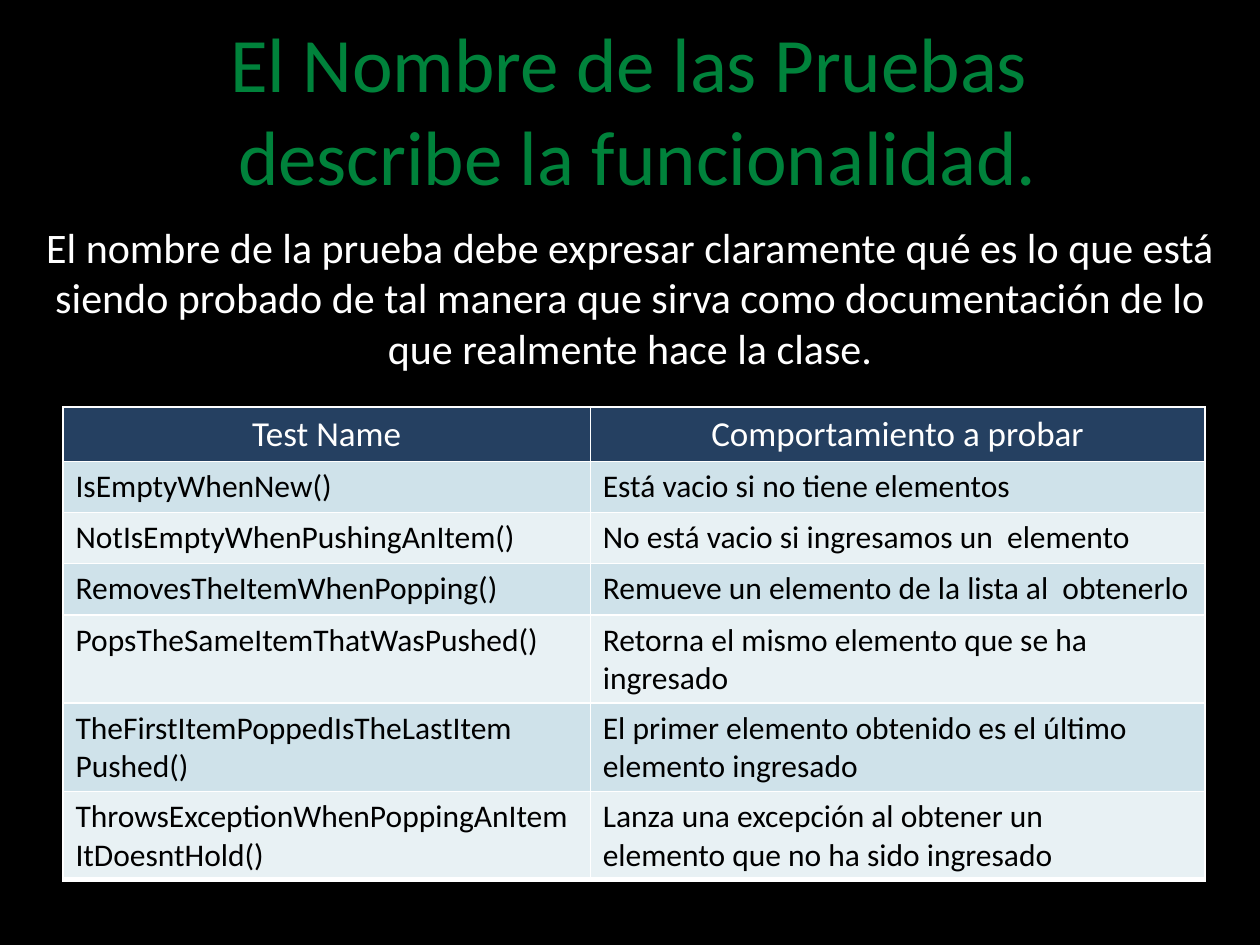
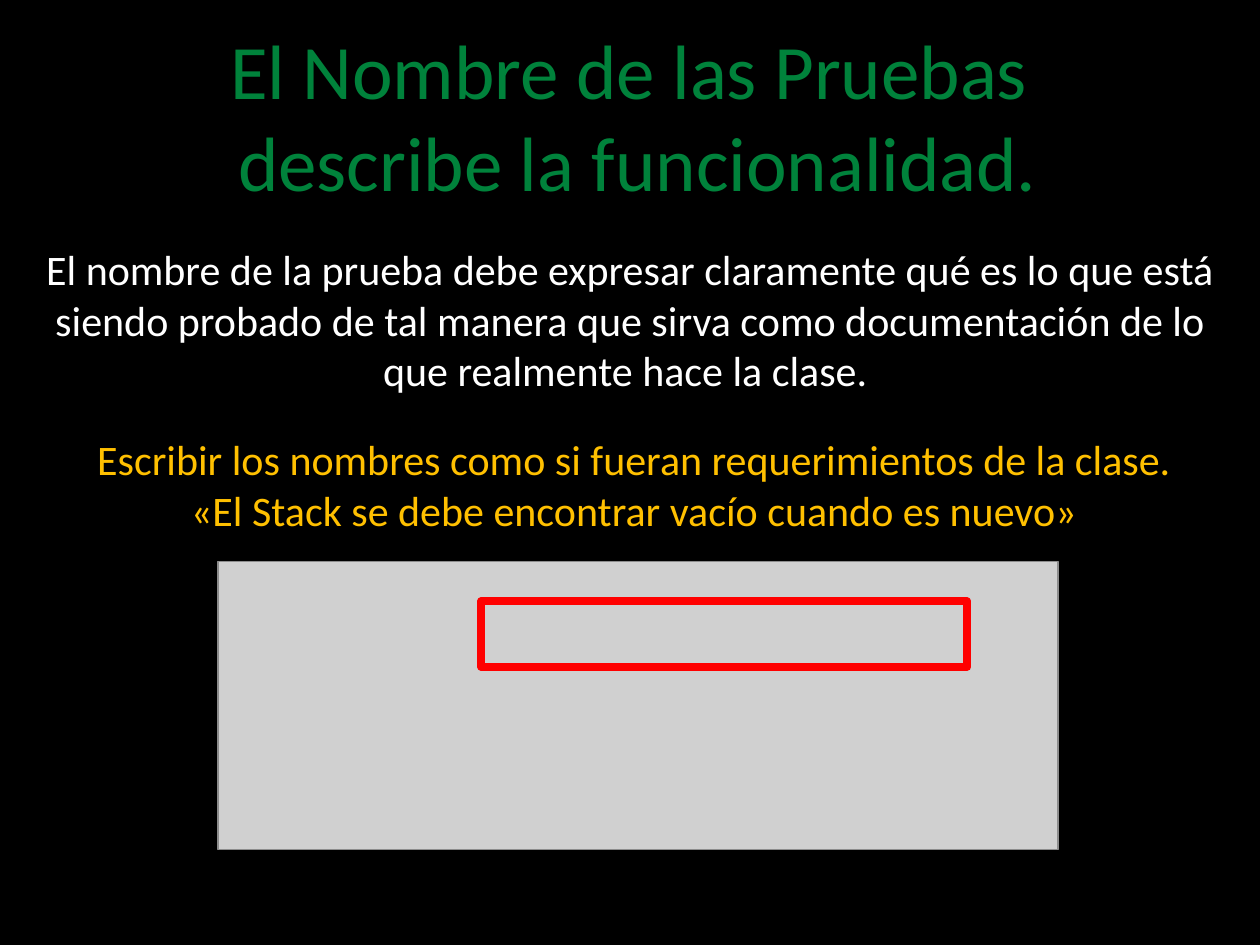
Before and after one commit to angelnunezsalazar/Test-Automation-Java, a slide deck: slide 16 of Diapositivas/1. Unit Testing.pptx (slide 17 before the commit). Drawn at 1260x945 pixels with LibreOffice and Linux fonts; fonts in the diff are those of the drawing; grey boxes stand for pictures; background and template pictures are left out. Boxes give left, top, right and bottom in pixels: in the first picture for what was removed or moved away, otherwise in the second. Text is boxed around its words. In the diff, an @@ line names an element or a change of style, - is before the commit and + after.

```diff
--- a/Diapositivas/1. Unit Testing.pptx
+++ b/Diapositivas/1. Unit Testing.pptx
@@ text "El Nombre de las Pruebas ...": place and size @@
-text "El Nombre de las Pruebas ..." at box(230, 38, 1037, 186)
+text "El Nombre de las Pruebas ..." at box(230, 45, 1037, 192)
@@ text "El nombre de la prueba ...": place and size @@
-text "El nombre de la prueba ..." at box(46, 233, 1213, 371)
+text "El nombre de la prueba ..." at box(46, 255, 1213, 393)
@@ table removed at box(63, 407, 1206, 879), 7 rows, 2 columns @@
-Test Name | Comportamiento a probar
-IsEmptyWhenNew() | Está vacio si no tiene elementos
-NotIsEmptyWhenPushingAnItem() | No está vacio si ingresamos un elemento
-RemovesTheItemWhenPopping() | Remueve un elemento de la lista al obtenerlo
-PopsTheSameItemThatWasPushed() | Retorna el mismo elemento que se ha ingresado
-TheFirstItemPoppedIsTheLastItem Pushed() | El primer elemento obtenido es el último elemento ingresado
-ThrowsExceptionWhenPoppingAnItem ItDoesntHold() | Lanza una excepción al obtener un elemento que no ha sido ingresado
@@ text added at box(97, 445, 1170, 527), 24 pt, text #FFC000 @@
+Escribir los nombres como si fueran requerimientos de la clase.
+«El Stack se debe encontrar vacío cuando es nuevo»
@@ picture added at box(218, 562, 1058, 849) @@
@@ rectangle added at box(481, 601, 968, 667), outline #FF0000 4.5 pt @@
```
Also in this commit, not shown: 10 other slides changed, 4 slides added, 3 slides removed, 13 other files.
